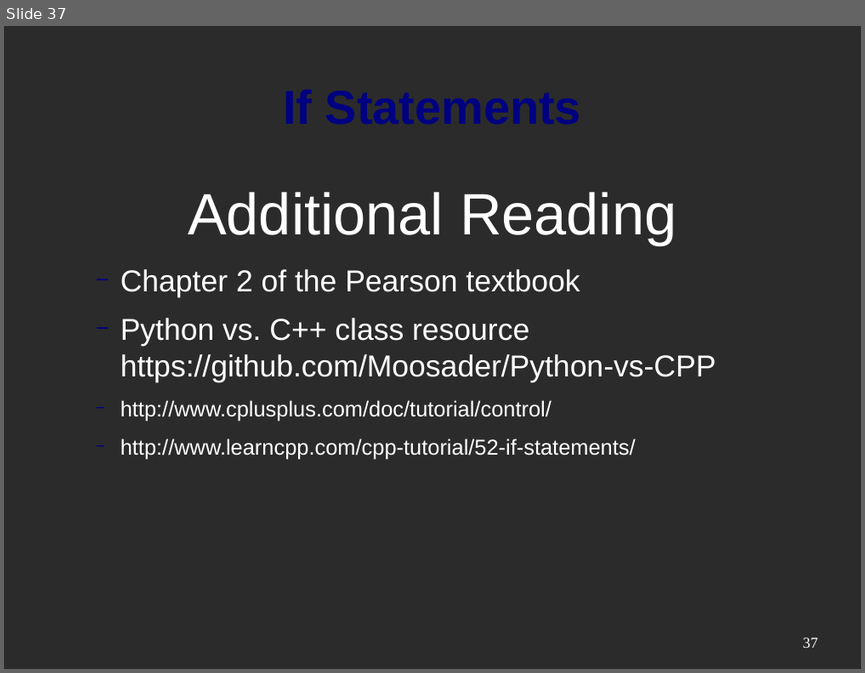
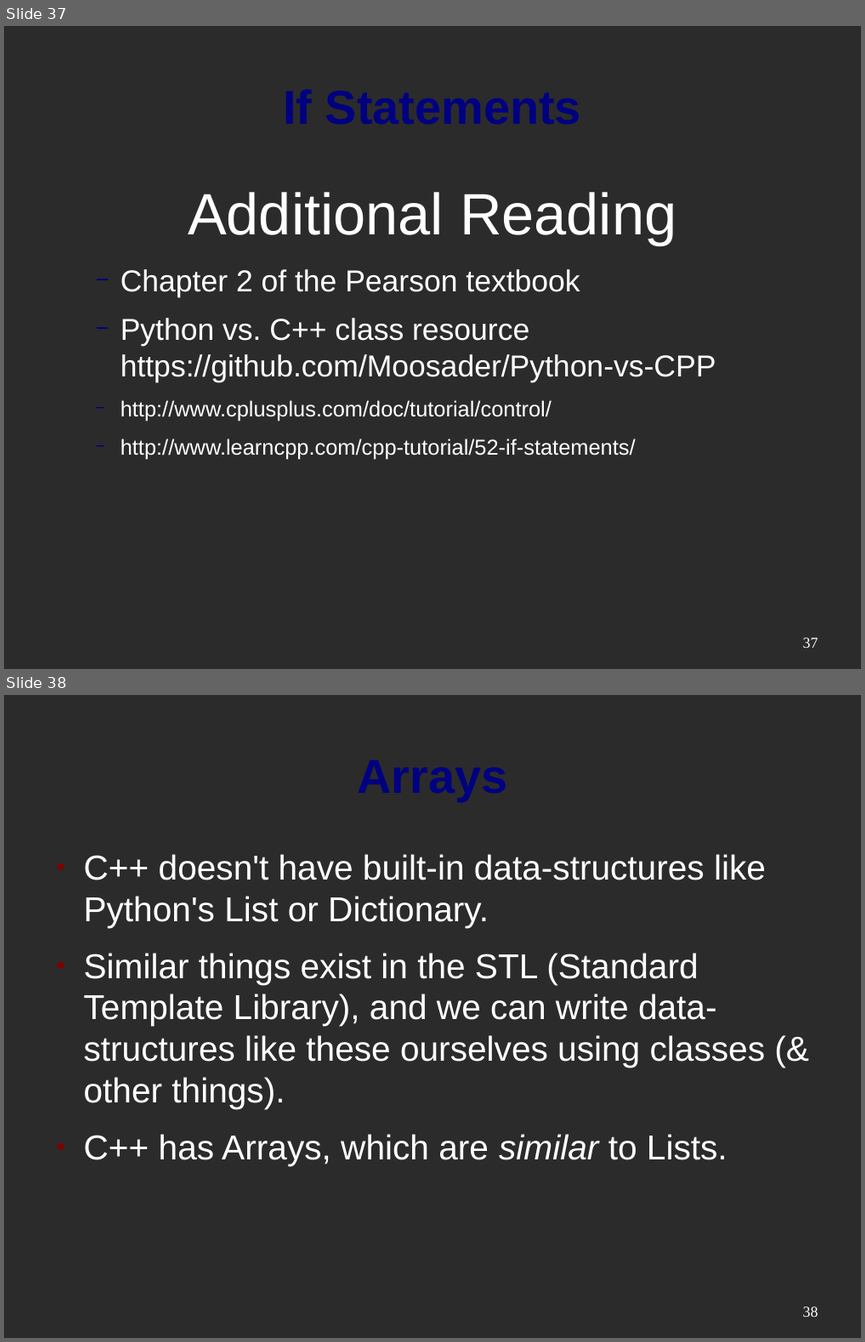
Before and after one commit to mactwist555/CPP-Course, a slide deck: Week 01/Python vs CPP.odp. Shown one above the other, each under a label of ours: slide 37 before the commit, slides 37 and 38 after it. The pictures are 865x673 and 865x1342 pixels, drawn with LibreOffice and Linux fonts; fonts in the diff are those of the drawing; background and template pictures are left out; a plain dark background stands for a picture behind light text. Boxes give left, top, right and bottom in pixels: in the first picture for what was removed or moved away, otherwise in the second. Text is boxed around its words. In the diff, an @@ line names an element or a change of style, - is before the commit and + after.

```diff
--- a/Week 01/Python vs CPP.odp
+++ b/Week 01/Python vs CPP.odp
@@ slide 38 added at [4,695,861,1338], background picture (left out) @@
@@ text added at [84,854,766,1160], 32 pt, text #FFFFFF @@
+● C++ doesn't have built-in data-structures like Python's List or Dictionary.
+● Similar things exist in the STL (Standard Template Library), and we can write data-structures like these ourselves using classes (& other things).
+● C++ has Arrays, which are similar to Lists.
@@ title added at [222,1135,331,1165], 44 pt, text #000080, bold @@
+Arrays
@@ page number added at [803,1306,818,1316], 14 pt, text #FFFFFF @@
+38
```
Also in this commit, not shown: 5 slides changed, 20 other slides added, 2 slides removed.
